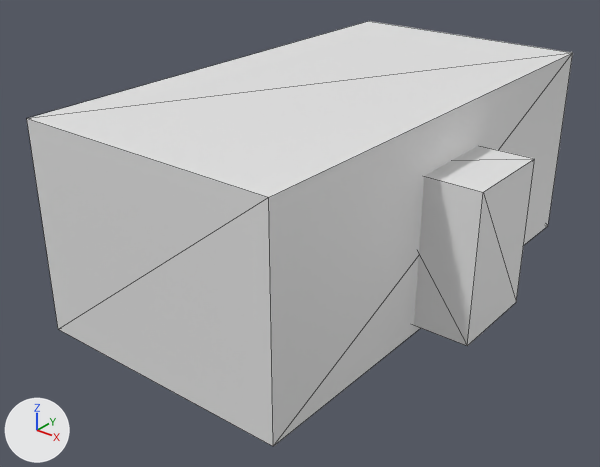
Two versions of the glTF model public/models/house.glb, one commit apart.
Rendered twice from a 50 mm camera at (17.3, -28.1, 15.8) aimed at (-0.2, -6.3, 2.3). Arrows for +X, +Y and +Z are at lower left; the lights stay in place. Mesh edges are drawn as thin lines. Where no turn or scale is listed for an object, it has been applied to the vertices. Vertices at the same position are counted once.
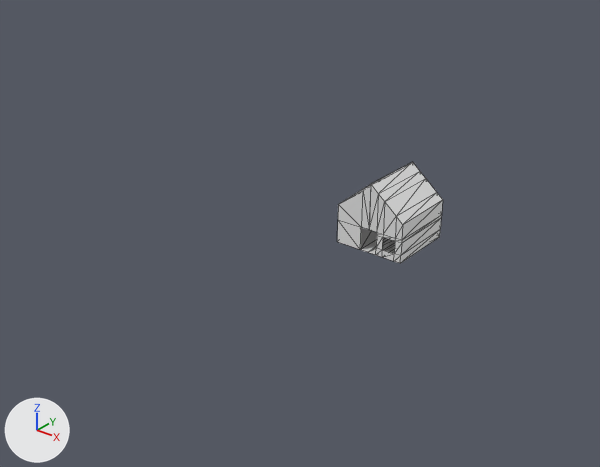
Location of each change, [x1, y1, x2, y2] in pixels of the pictures (600 x 467 px):
```json
{"object": "Plane", "change": "deleted", "before": [27, 21, 573, 446]}
{"object": "Cube", "change": "reshaped, moved, rescaled", "before": [414, 146, 535, 346], "after": [337, 162, 443, 263]}
```

Edits to the scene script, one JSON object a line:
```json
{"block": "me_cube_001", "where": "# used by ob_cube; location = (4.97, -4.53, 3.15); scale = (2.09, 1.83, 2.78)"}
{"op": "remove", "block": "me_cube_001", "code": "me_cube_001.from_pydata(...)  # 8 vertices, 12 faces; spans x -1.0..1.0, y -1.0..1.0, z -1.0..1.0"}
{"op": "add", "block": "me_cube_001", "code": "me_cube_001.from_pydata(...)  # 66 vertices, 106 faces; spans x -1.78..1.45, y -1.63..1.6, z -1.4..1.74"}
{"block": "me_cube_001", "change": "me_cube_001 part 1: the whole mesh is rebuilt"}
{"op": "remove", "block": "ob_plane", "code": ["ob_plane = bpy.data.objects.new('Plane', me_plane)", "ob_plane.location = (0.0, 0.0, 0.0)"]}
{"op": "set", "path": "ob_cube.scale", "old": "(2.09, 1.83, 2.78)", "new": "(1.0, 1.0, 1.0)"}
{"op": "set", "path": "ob_cube.location", "old": "(4.97, -4.53, 3.15)", "new": "(0.0, 0.0, 1.07)"}
```
